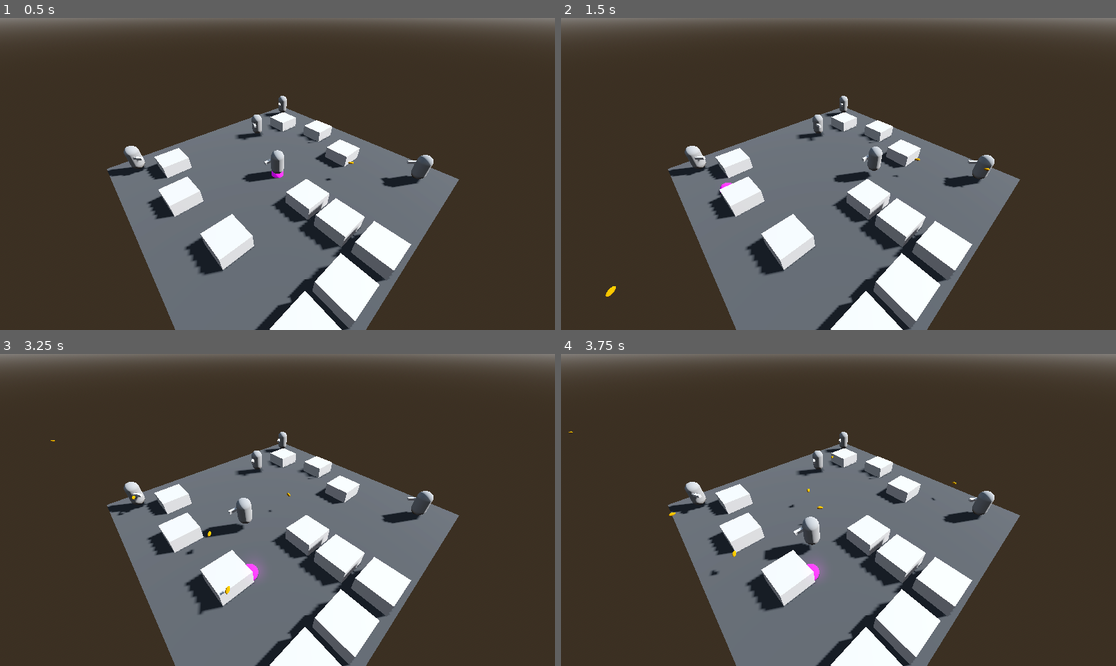
Above: before the commit, frames 1-4 (two rows, left to right).
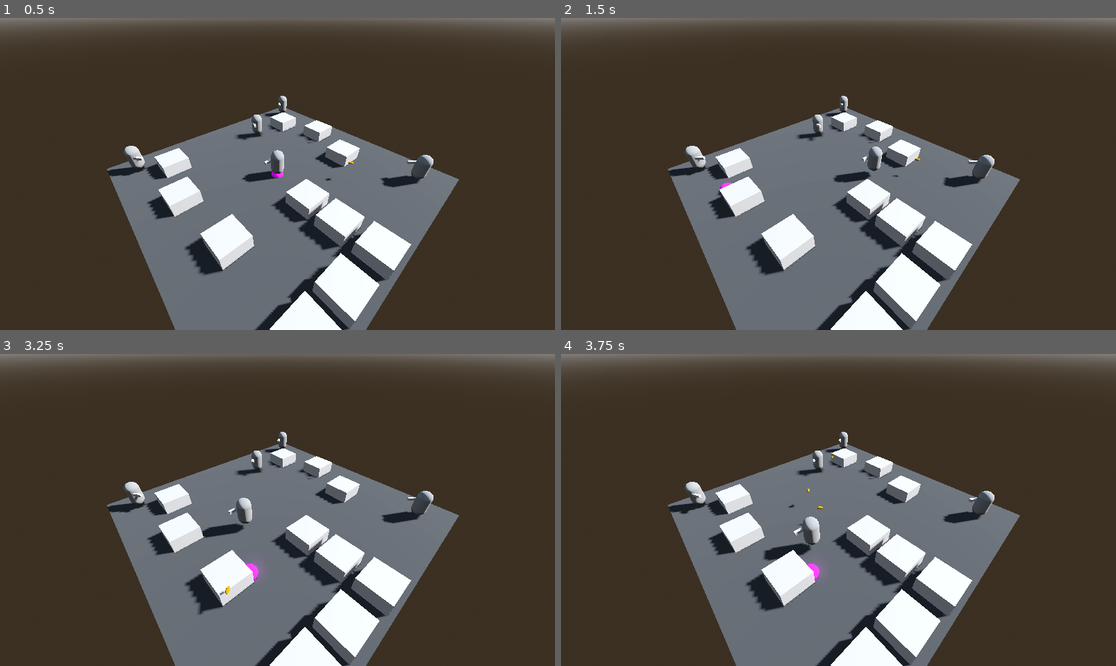
Above: after the commit, the same moments.

Repository: Nordtwig/metrotopia-combat
Game: Godot game, scene res://main.tscn
Same seed, same stepped clock (60 frames per second), same inputs: the game is played once before the commit and once after it.
Inputs (mouse positions are in pixels of both pictures, inside the frame that each line leads up to):
- Up to frame 1 (0.5 s): no input
- Up to frame 2 (1.5 s): tap Enter (ui_accept) at 0.5, 0.77 s; move the mouse to (960, 158) at 0.52 s; hold Right mouse button (right_click) 0.53-1.28 s; move the mouse to (727, 189) at 1.27 s; right-click (727, 189) at 1.35 s
- Up to frame 3 (3.25 s): tap Enter (ui_accept) at 1.52, 3.02 s; move the mouse to (333, 441) at 2.02 s; hold Right mouse button (right_click) 2.03-2.78 s; move the mouse to (249, 572) at 2.77 s; right-click (249, 572) at 2.85 s
- Up to frame 4 (3.75 s): move the mouse to (1005, 556) at 3.52 s; hold Right mouse button (right_click) from 3.53 s (still down)

Frame 1 is identical in both runs. In frame 2, less than 0.1% of the frame differs, in the area x 8-78%, y 48-90%; in frame 3, less than 0.1%; in frame 4, less than 0.1%, in the area x 1-72%, y 24-72%.

Commit message:
set up bullet hit, hitbox and health components

Diff:
--- a/actor.gd
+++ b/actor.gd
@@ -39,7 +39,6 @@
 
 func _physics_process(delta: float) -> void:
 	if _target:
-		Logger.log(str(_target.position))
 		_face_target(delta)
 
 	if !_is_aiming_at_target and _check_if_facing_target():
--- a/actor.tscn
+++ b/actor.tscn
@@ -1,8 +1,15 @@
-[gd_scene load_steps=7 format=3 uid="uid://c5kqo4s4wkjd5"]
+[gd_scene load_steps=11 format=3 uid="uid://c5kqo4s4wkjd5"]
 
 [ext_resource type="Script" path="res://actor.gd" id="1_myqgh"]
 [ext_resource type="Material" uid="uid://bc4htv7rxrpe0" path="res://faction_uniform_neutral.tres" id="2_4mfsq"]
 [ext_resource type="PackedScene" uid="uid://dgrssvrpv4sjq" path="res://bullet.tscn" id="2_e0vk7"]
+[ext_resource type="PackedScene" uid="uid://cu880p0tpneo2" path="res://health_component.tscn" id="3_wcl3b"]
+[ext_resource type="PackedScene" uid="uid://bb4vjtpos5oxw" path="res://hitbox_component.tscn" id="4_jgko4"]
+
+[sub_resource type="SphereShape3D" id="SphereShape3D_6g36a"]
+
+[sub_resource type="CylinderShape3D" id="CylinderShape3D_teoy4"]
+height = 1.25773
 
 [sub_resource type="CapsuleShape3D" id="CapsuleShape3D_ydqao"]
 
@@ -14,10 +21,22 @@
 
 [node name="Actor" type="CharacterBody3D" groups=["actors"]]
 collision_layer = 2
+collision_mask = 3
 script = ExtResource("1_myqgh")
-_movement_speed = null
 _bullet_scene = ExtResource("2_e0vk7")
-actor_faction = null
+
+[node name="HealthComponent" parent="." instance=ExtResource("3_wcl3b")]
+
+[node name="HitboxComponent" parent="." node_paths=PackedStringArray("health_component") instance=ExtResource("4_jgko4")]
+health_component = NodePath("../HealthComponent")
+
+[node name="HeadHitboxCollisionShape" type="CollisionShape3D" parent="HitboxComponent"]
+transform = Transform3D(1, 0, 0, 0, 1, 0, 0, 0, 1, 0, 1.59024, 0)
+shape = SubResource("SphereShape3D_6g36a")
+
+[node name="BodyHitboxCollisionShape" type="CollisionShape3D" parent="HitboxComponent"]
+transform = Transform3D(1, 0, 0, 0, 1, 0, 0, 0, 1, 0, 0.731769, 0)
+shape = SubResource("CylinderShape3D_teoy4")
 
 [node name="NavigationAgent3D" type="NavigationAgent3D" parent="."]
 avoidance_enabled = true
--- /dev/null
+++ b/attack.gd
@@ -0,0 +1,5 @@
+extends Node
+class_name Attack
+
+var attack_damage: float = 1.0
+var attack_position: Vector3
--- a/bullet.gd
+++ b/bullet.gd
@@ -1,7 +1,24 @@
 extends RigidBody3D
 
 
+@export var hitscan_component: Area3D
+
+
 func _ready():
+	hitscan_component.area_entered.connect(_on_hitscan_component_area_entered)
 	apply_impulse(global_transform.basis.z * 30, global_position)
 	await  get_tree().create_timer(5.0).timeout
 	queue_free()
+
+
+func _on_hitscan_component_area_entered(area)  -> void:
+	if area is HitboxComponent:
+		var hitbox: HitboxComponent = area
+
+		var attack = Attack.new()
+		attack.attack_damage = 5.0
+		attack.attack_position = hitscan_component.global_position
+
+		hitbox.take_damage(attack)
+
+		queue_free()
--- a/bullet.tscn
+++ b/bullet.tscn
@@ -16,11 +16,15 @@
 radius = 0.1
 height = 0.4
 
-[node name="Bullet" instance=ExtResource("1_nbh1a")]
+[sub_resource type="SphereShape3D" id="SphereShape3D_pv3cs"]
+radius = 0.164074
+
+[node name="Bullet" node_paths=PackedStringArray("hitscan_component") instance=ExtResource("1_nbh1a")]
 collision_layer = 4
 collision_mask = 7
 gravity_scale = 0.0
 script = ExtResource("2_7e8up")
+hitscan_component = NodePath("HitscanComponent")
 
 [node name="CollisionShape3D" parent="." index="0"]
 shape = SubResource("SphereShape3D_oxrf3")
@@ -28,3 +32,11 @@
 [node name="MeshInstance3D" type="MeshInstance3D" parent="." index="1"]
 transform = Transform3D(1, 0, 0, 0, -4.37114e-08, -1, 0, 1, -4.37114e-08, 0, 0, 0)
 mesh = SubResource("SphereMesh_8mmm8")
+
+[node name="HitscanComponent" type="Area3D" parent="." index="2"]
+collision_layer = 4
+collision_mask = 2
+
+[node name="CollisionShape3D" type="CollisionShape3D" parent="HitscanComponent" index="0"]
+transform = Transform3D(1, 0, 0, 0, 1, 0, 0, 0, 1, 0, 0, -0.144481)
+shape = SubResource("SphereShape3D_pv3cs")
--- /dev/null
+++ b/health_component.gd
@@ -0,0 +1,19 @@
+extends Node3D
+class_name HealthComponent
+
+
+@export var MAX_HEALTH: float = 10.0
+
+var health: float
+
+
+func _ready() -> void:
+	health = MAX_HEALTH
+
+
+func take_damage(attack) -> void:
+	print("took damage")
+	health -= attack.attack_damage
+
+	if health <= 0:
+		print("died")
--- /dev/null
+++ b/health_component.tscn
@@ -0,0 +1,6 @@
+[gd_scene load_steps=2 format=3 uid="uid://cu880p0tpneo2"]
+
+[ext_resource type="Script" path="res://health_component.gd" id="1_uiig8"]
+
+[node name="HealthComponent" type="Node3D"]
+script = ExtResource("1_uiig8")
--- /dev/null
+++ b/hitbox_component.gd
@@ -0,0 +1,12 @@
+extends Area3D
+class_name HitboxComponent
+
+
+@export var health_component: HealthComponent
+
+
+func take_damage(attack) -> void:
+	if !health_component:
+		return
+
+	health_component.take_damage(attack)
--- /dev/null
+++ b/hitbox_component.tscn
@@ -0,0 +1,8 @@
+[gd_scene load_steps=2 format=3 uid="uid://bb4vjtpos5oxw"]
+
+[ext_resource type="Script" path="res://hitbox_component.gd" id="1_2ac2n"]
+
+[node name="HitboxComponent" type="Area3D"]
+collision_layer = 2
+collision_mask = 4
+script = ExtResource("1_2ac2n")
--- a/main.tscn
+++ b/main.tscn
@@ -133,21 +133,27 @@
 [node name="Actors" type="Node3D" parent="."]
 
 [node name="Actor" parent="Actors" instance=ExtResource("1_ofkfo")]
+_movement_speed = 4.0
+actor_faction = 0
 
 [node name="Actor2" parent="Actors" instance=ExtResource("1_ofkfo")]
 transform = Transform3D(1, 0, 0, 0, 1, 0, 0, 0, 1, 7.675, 0, -7.49206)
+_movement_speed = 4.0
 actor_faction = 2
 
 [node name="Actor3" parent="Actors" instance=ExtResource("1_ofkfo")]
 transform = Transform3D(1, 0, 0, 0, 1, 0, 0, 0, 1, -6.20343, 0, -2.84393)
+_movement_speed = 4.0
 actor_faction = 2
 
 [node name="Actor4" parent="Actors" instance=ExtResource("1_ofkfo")]
 transform = Transform3D(1, 0, 0, 0, 1, 0, 0, 0, 1, -8.06587, 0, 7.90332)
+_movement_speed = 4.0
 actor_faction = 2
 
 [node name="Actor5" parent="Actors" instance=ExtResource("1_ofkfo")]
 transform = Transform3D(1, 0, 0, 0, 1, 0, 0, 0, 1, -8.3556, 0, -8.43471)
+_movement_speed = 4.0
 actor_faction = 3
 
 [node name="StaticBody3D" type="StaticBody3D" parent="." groups=["ground"]]
Not shown: 1 places in bullet.tscn that only renumber resources
